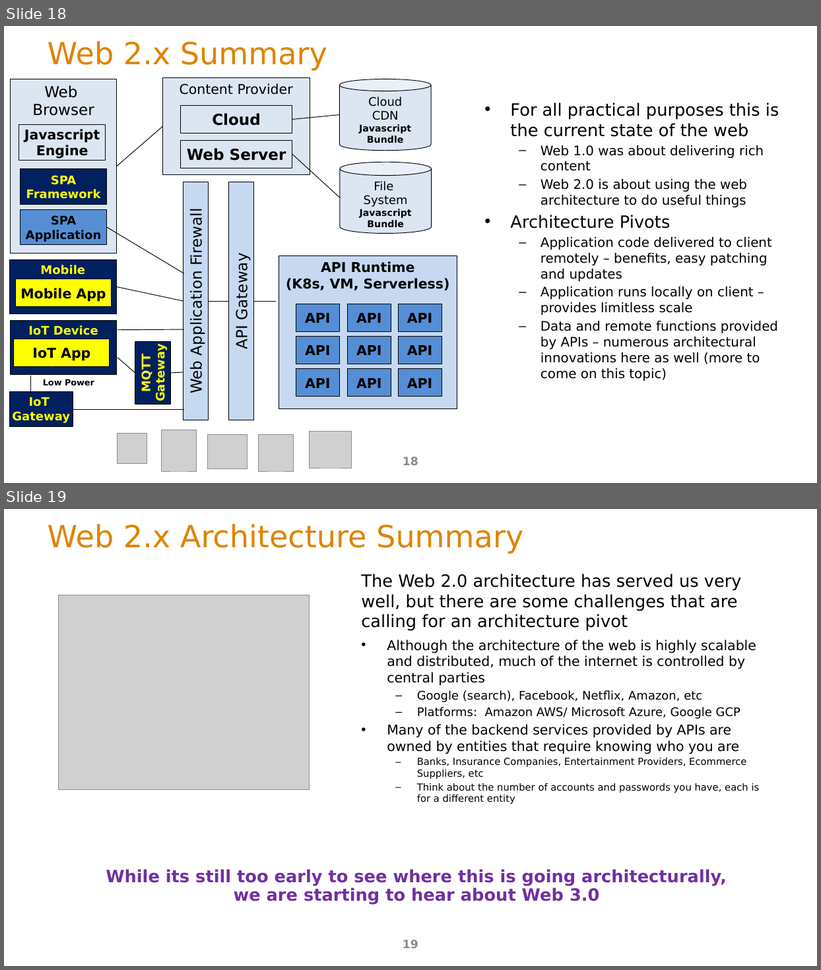
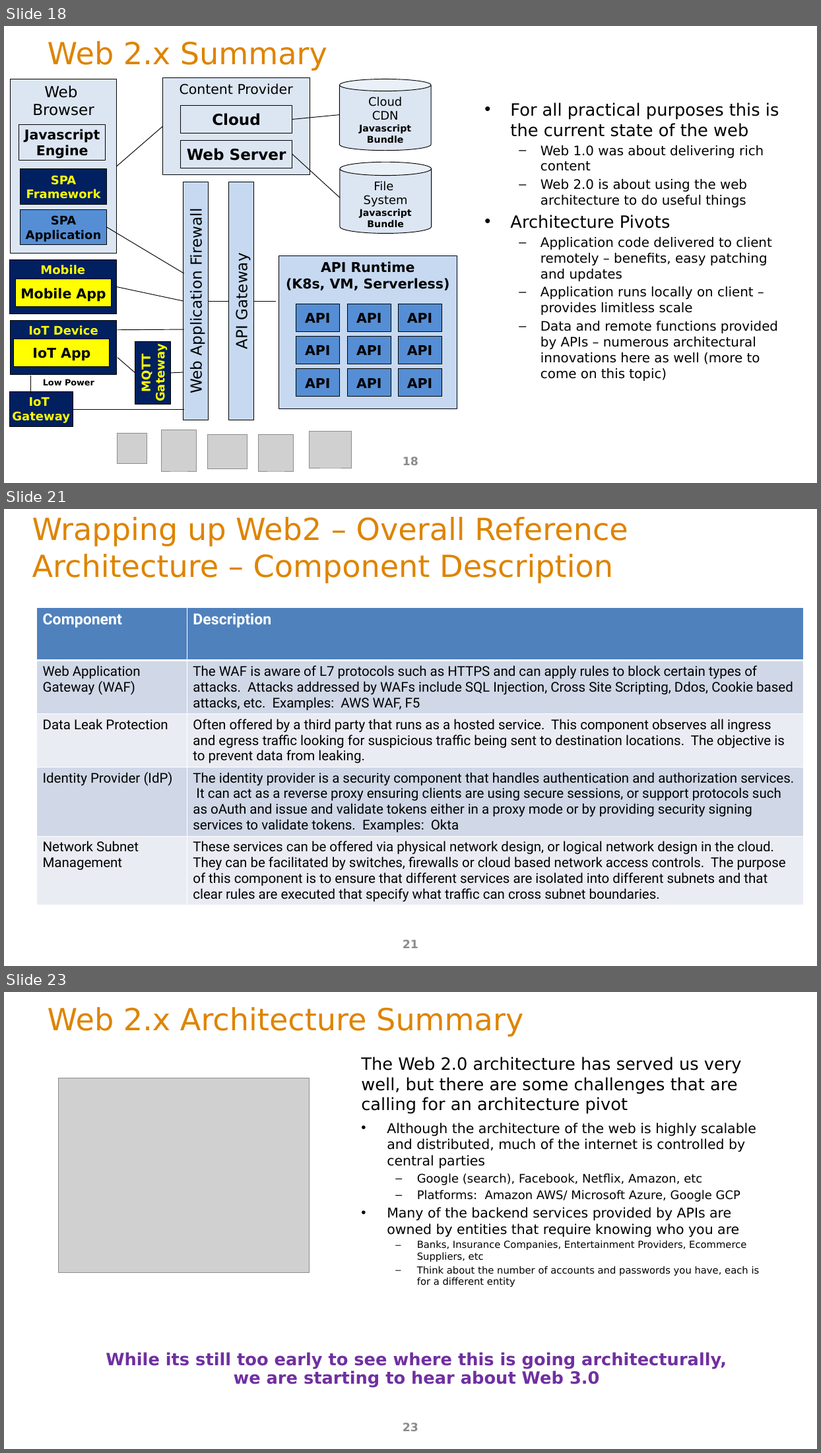
Before and after one commit to ArchitectingSoftware/SE577-SoftwareArchitecture, a slide deck: lectures/m5WebAndApiArchitecture.pptx. Shown one above the other, each under a label of ours: slides 18 and 19 before the commit, slides 18, 21 and 23 after it; the slides between them are not shown. The pictures are 821x970 and 821x1453 pixels, drawn with LibreOffice and Linux fonts; fonts in the diff are those of the drawing; grey boxes stand for pictures. Boxes give left, top, right and bottom in pixels: in the first picture for what was removed or moved away, otherwise in the second. Text is boxed around its words. In the diff, an @@ line names an element or a change of style, - is before the commit and + after.

Commit message:
web architecture update

```diff
--- a/lectures/m5WebAndApiArchitecture.pptx
+++ b/lectures/m5WebAndApiArchitecture.pptx
@@ slide 21 added at (x1=4, y1=509, x2=817, y2=966), background #FFFFFF @@
@@ title added at (x1=32, y1=517, x2=628, y2=584), 36 pt, text #DE8400 @@
+Wrapping up Web2 – Overall Reference Architecture – Component Description
@@ table added at (x1=36, y1=608, x2=804, y2=945), 5 rows, 2 columns @@
+Component | Description
+Web Application Gateway (WAF) | The WAF is aware of L7 protocols such as HTTPS and can apply rules to block certain types of attacks. Attacks addressed by WAFs include SQL Injection, Cross Site Scripting, Ddos, Cookie based attacks, etc. Examples: AWS WAF, F5
+Data Leak Protection | Often offered by a third party that runs as a hosted service. This component observes all ingress and egress traffic looking for suspicious traffic being sent to destination locations. The objective is to prevent data from leaking.
+Identity Provider (IdP) | The identity provider is a security component that handles authentication and authorization services. It can act as a reverse proxy ensuring clients are using secure sessions, or support protocols such as oAuth and issue and validate tokens either in a proxy mode or by providing security signing services to validate tokens. Examples: Okta
+Network Subnet Management | These services can be offered via physical network design, or logical network design in the cloud. They can be facilitated by switches, firewalls or cloud based network access controls. The purpose of this component is to ensure that different services are isolated into different subnets and that clear rules are executed that specify what traffic can cross subnet boundaries.
@@ page number added at (x1=403, y1=940, x2=418, y2=949), 13.5 pt, text #8C8C8C @@
+21
@@ what was slide 19 is now slide 23 @@
@@ page number at (x1=403, y1=1423, x2=418, y2=1432): text changed @@
-19
+23
```
Also in this commit, not shown: 3 slides changed, 16 other slides added, 2 slides removed, 1 other file.
